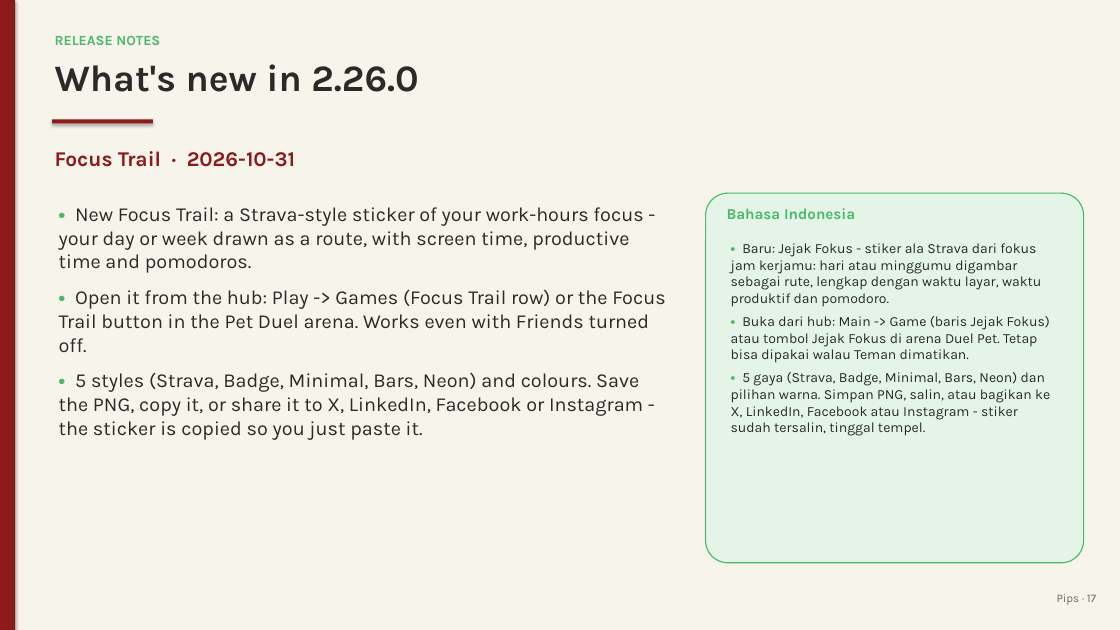
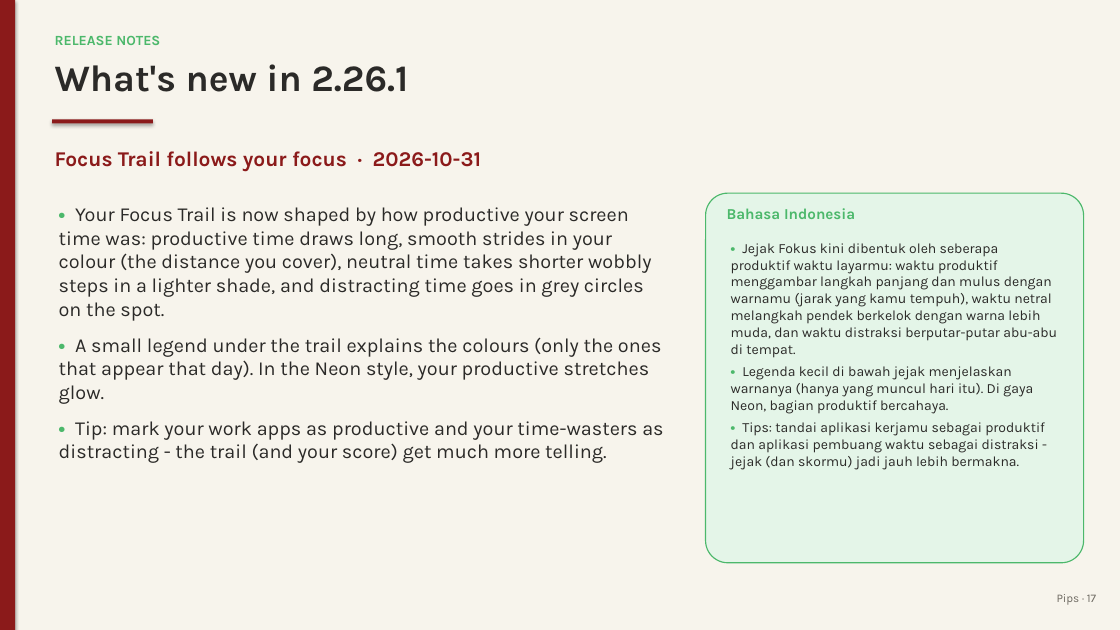
Before and after one commit to juw12/projects, a slide deck: slide 17 of apps/pips/web/download/Pips-Guide.pptx. Drawn at 1120x630 pixels with LibreOffice and Linux fonts; fonts in the diff are those of the drawing. Boxes give left, top, right and bottom in pixels: in the first picture for what was removed or moved away, otherwise in the second. Text is boxed around its words. In the diff, an @@ line names an element or a change of style, - is before the commit and + after.

Commit message:
pips 2.26.1: Focus Trail follows your focus

```diff
--- a/apps/pips/web/download/Pips-Guide.pptx
+++ b/apps/pips/web/download/Pips-Guide.pptx
@@ text at (x1=55, y1=64, x2=408, y2=92): text changed @@
-What's new in 2.26.0
+What's new in 2.26.1
@@ text at (x1=55, y1=151, x2=481, y2=172): text changed @@
-Focus Trail · 2026-10-31
+Focus Trail follows your focus · 2026-10-31
@@ text at (x1=59, y1=207, x2=663, y2=463): text changed @@
-• New Focus Trail: a Strava-style sticker of your work-hours focus - your day or week drawn as a route, with screen time, productive time and pomodoros.
-• Open it from the hub: Play -> Games (Focus Trail row) or the Focus Trail button in the Pet Duel arena. Works even with Friends turned off.
-• 5 styles (Strava, Badge, Minimal, Bars, Neon) and colours. Save the PNG, copy it, or share it to X, LinkedIn, Facebook or Instagram - the sticker is copied so you just paste it.
+• Your Focus Trail is now shaped by how productive your screen time was: productive time draws long, smooth strides in your colour (the distance you cover), neutral time takes shorter wobbly steps in a lighter shade, and distracting time goes in grey circles on the spot.
+• A small legend under the trail explains the colours (only the ones that appear that day). In the Neon style, your productive stretches glow.
+• Tip: mark your work apps as productive and your time-wasters as distracting - the trail (and your score) get much more telling.
@@ text at (x1=731, y1=243, x2=1057, y2=470): text changed @@
-• Baru: Jejak Fokus - stiker ala Strava dari fokus jam kerjamu: hari atau minggumu digambar sebagai rute, lengkap dengan waktu layar, waktu produktif dan pomodoro.
-• Buka dari hub: Main -> Game (baris Jejak Fokus) atau tombol Jejak Fokus di arena Duel Pet. Tetap bisa dipakai walau Teman dimatikan.
-• 5 gaya (Strava, Badge, Minimal, Bars, Neon) dan pilihan warna. Simpan PNG, salin, atau bagikan ke X, LinkedIn, Facebook atau Instagram - stiker sudah tersalin, tinggal tempel.
+• Jejak Fokus kini dibentuk oleh seberapa produktif waktu layarmu: waktu produktif menggambar langkah panjang dan mulus dengan warnamu (jarak yang kamu tempuh), waktu netral melangkah pendek berkelok dengan warna lebih muda, dan waktu distraksi berputar-putar abu-abu di tempat.
+• Legenda kecil di bawah jejak menjelaskan warnanya (hanya yang muncul hari itu). Di gaya Neon, bagian produktif bercahaya.
+• Tips: tandai aplikasi kerjamu sebagai produktif dan aplikasi pembuang waktu sebagai distraksi - jejak (dan skormu) jadi jauh lebih bermakna.
```
Also in this commit, not shown: 2 other slides changed, 10 other files.
